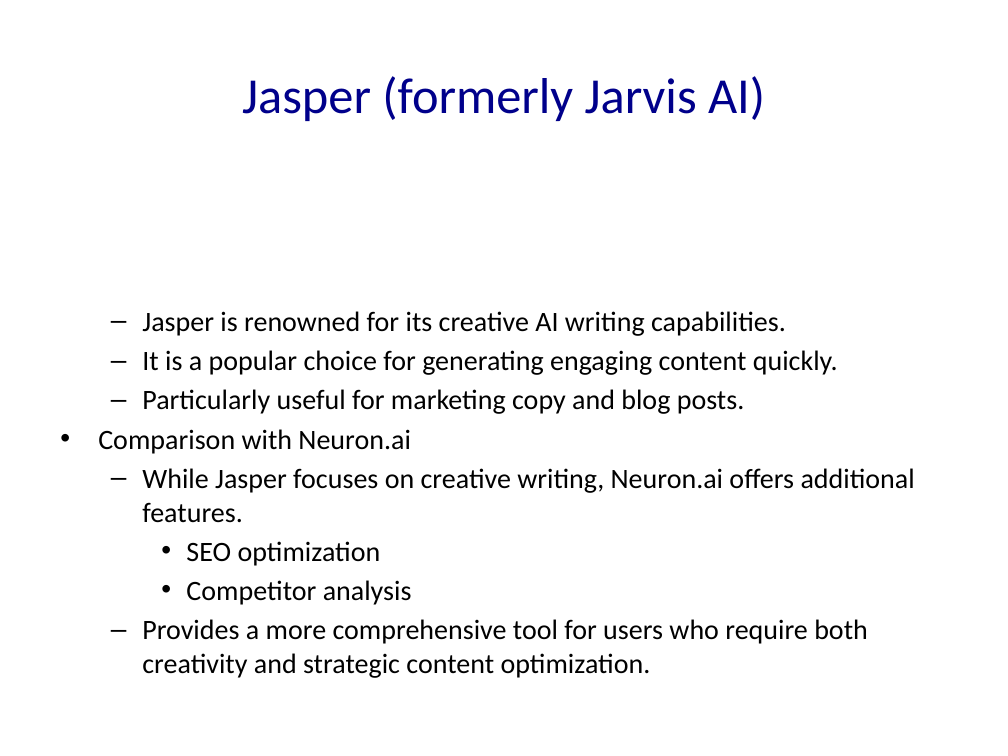
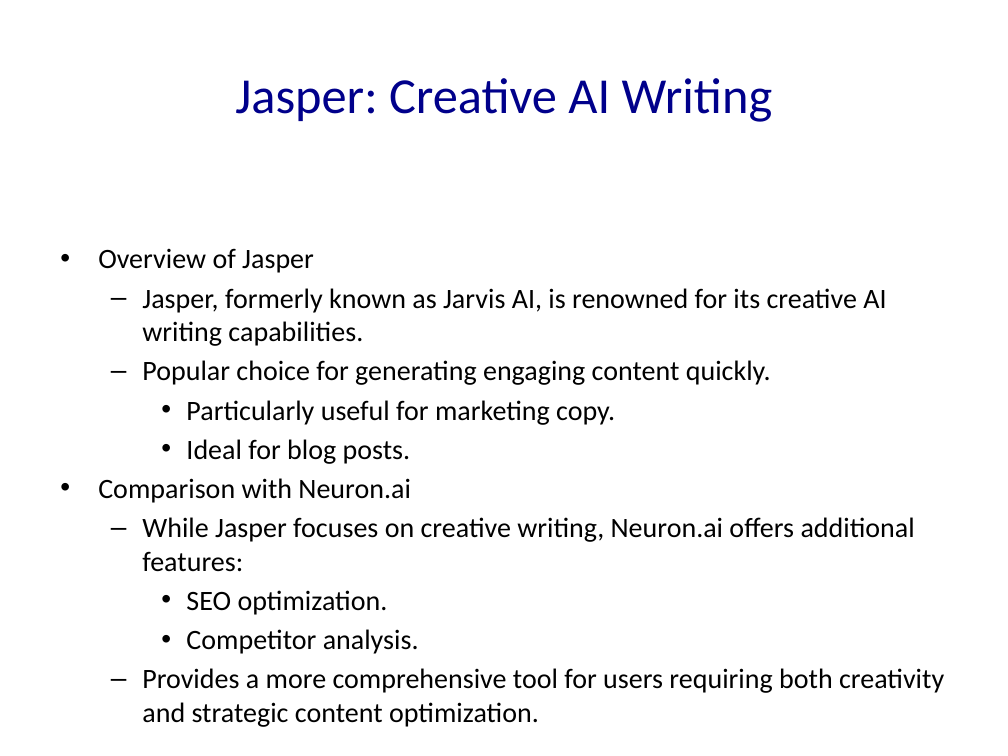
Before and after one commit to Frank-Gu-81/slides_autogeneration, a slide deck: slide 56 of Neuron_Solutions_Presentation.pptx (slide 39 before the commit). Drawn at 1008x756 pixels with LibreOffice and Linux fonts; fonts in the diff are those of the drawing. Boxes give left, top, right and bottom in pixels: in the first picture for what was removed or moved away, otherwise in the second. Text is boxed around its words. In the diff, an @@ line names an element or a change of style, - is before the commit and + after.

```diff
--- a/Neuron_Solutions_Presentation.pptx
+++ b/Neuron_Solutions_Presentation.pptx
@@ title at (x1=235, y1=78, x2=773, y2=122): text changed @@
-Jasper (formerly Jarvis AI)
+Jasper: Creative AI Writing
@@ text at (x1=98, y1=248, x2=886, y2=464): text changed @@
-  – Jasper is renowned for its creative AI writing capabilities.
-  – It is a popular choice for generating engaging content quickly.
-  – Particularly useful for marketing copy and blog posts.
+• Overview of Jasper
+  – Jasper, formerly known as Jarvis AI, is renowned for its creative AI writing capabilities.
+  – Popular choice for generating engaging content quickly.
+    • Particularly useful for marketing copy.
+    • Ideal for blog posts.
@@ text at (x1=142, y1=517, x2=944, y2=727): text changed @@
-  – While Jasper focuses on creative writing, Neuron.ai offers additional features.
-    • SEO optimization
-    • Competitor analysis
-  – Provides a more comprehensive tool for users who require both creativity and strategic content optimization.
+  – While Jasper focuses on creative writing, Neuron.ai offers additional features:
+    • SEO optimization.
+    • Competitor analysis.
+  – Provides a more comprehensive tool for users requiring both creativity and strategic content optimization.
```
Also in this commit, not shown: 50 other slides changed, 22 slides added, 4 slides removed, 9 other files.
